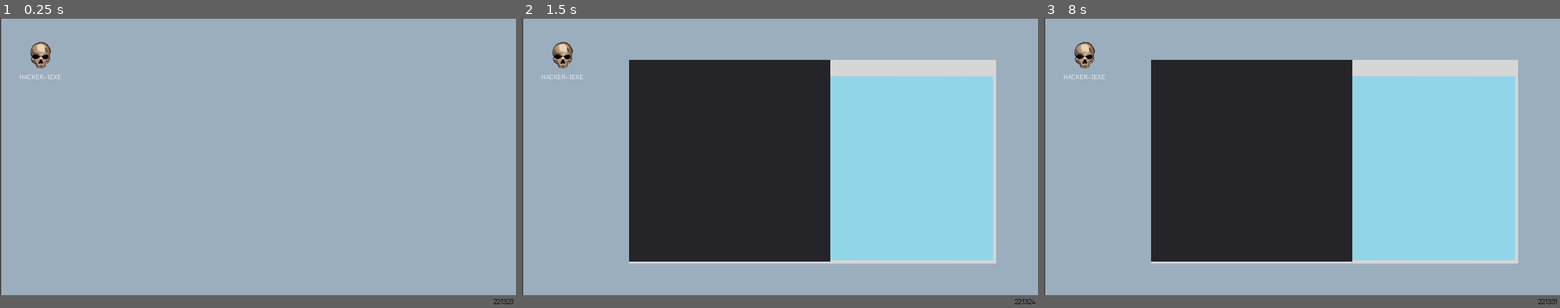
Above: before the commit, frames 1-3 (left to right).
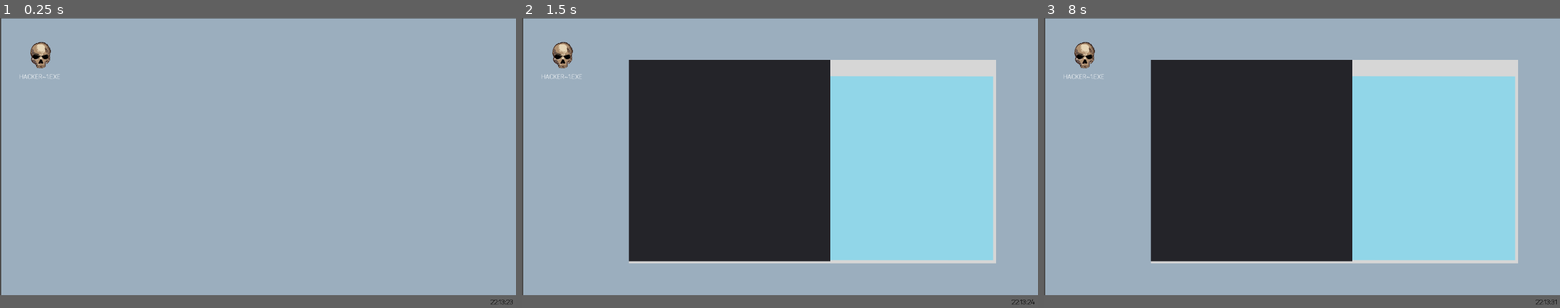
Above: after the commit, the same moments.

Repository: famellad/hackerpal95ggj
Game: Godot game, scene res://data/game/Menu.tscn
Two runs of this game, one before a commit and one after it. Both use one fixed random seed, a clock stepped at 60 frames per second and the inputs below.
Inputs (mouse positions are in pixels of both pictures, inside the frame that each line leads up to):
- Up to frame 1 (0.25 s): no input
- Up to frame 2 (1.5 s): click "HACKER~1.EXE" at 0.5 s; click (651, 78) at 1.25 s
- Up to frame 3 (8 s): click (1173, 119) at 2 s; click (1173, 160) at 2.75 s; click (1173, 200) at 3.5 s; click (1173, 241) at 4.25 s; click (1209, 78) at 5 s; click (1209, 119) at 5.75 s; click (1209, 160) at 6.5 s; click (1209, 200) at 7.25 s

The runs differ from the first frame. In frame 1, 0.3% of the frame differs, in the area x 0-100%, y 0-99%; in frame 2, 0.5%; in frame 3, 0.5%.

Commit message:
Cambio al modelo de escalado, botón funcionando

Diff:
--- a/Hackerpal95/data/game/Menu.tscn
+++ b/Hackerpal95/data/game/Menu.tscn
@@ -89,13 +89,12 @@
 margin_right = 140.0
 margin_bottom = 136.0
 rect_pivot_offset = Vector2( 0, 0 )
-focus_mode = 2
 mouse_filter = 0
 mouse_default_cursor_shape = 0
 size_flags_horizontal = 1
 size_flags_vertical = 1
 toggle_mode = false
-enabled_focus_mode = 2
+enabled_focus_mode = 0
 shortcut = null
 group = null
 icon = ExtResource( 5 )
--- a/Hackerpal95/project.godot
+++ b/Hackerpal95/project.godot
@@ -19,7 +19,7 @@
 window/size/width=1280
 window/size/height=720
 window/size/fullscreen=true
-window/stretch/mode="2d"
+window/stretch/mode="viewport"
 window/stretch/aspect="keep"
 
 [rendering]
Not shown, added: Hackerpal95/data/game/hackerhp/Ventanahp.png.import
Not shown, added: Hackerpal95/data/game/hackerhp/rectangulo de vida.png.import
